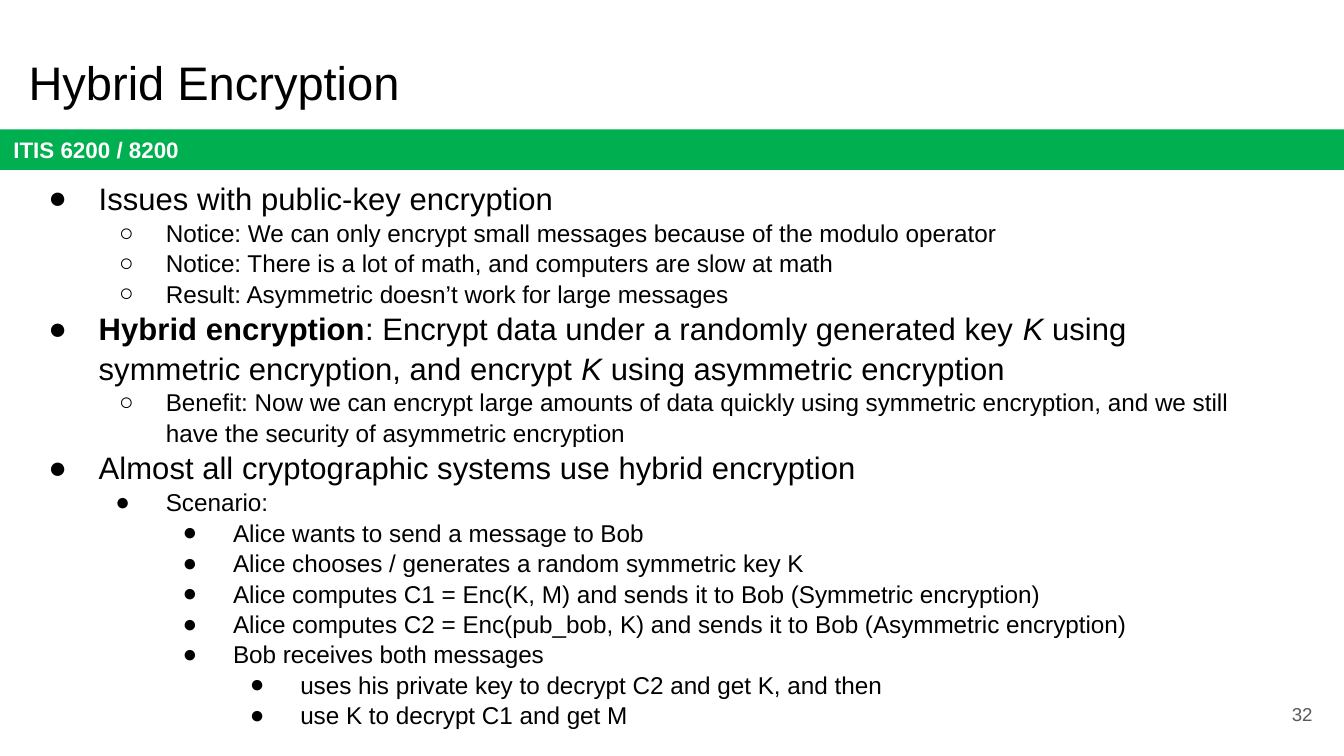
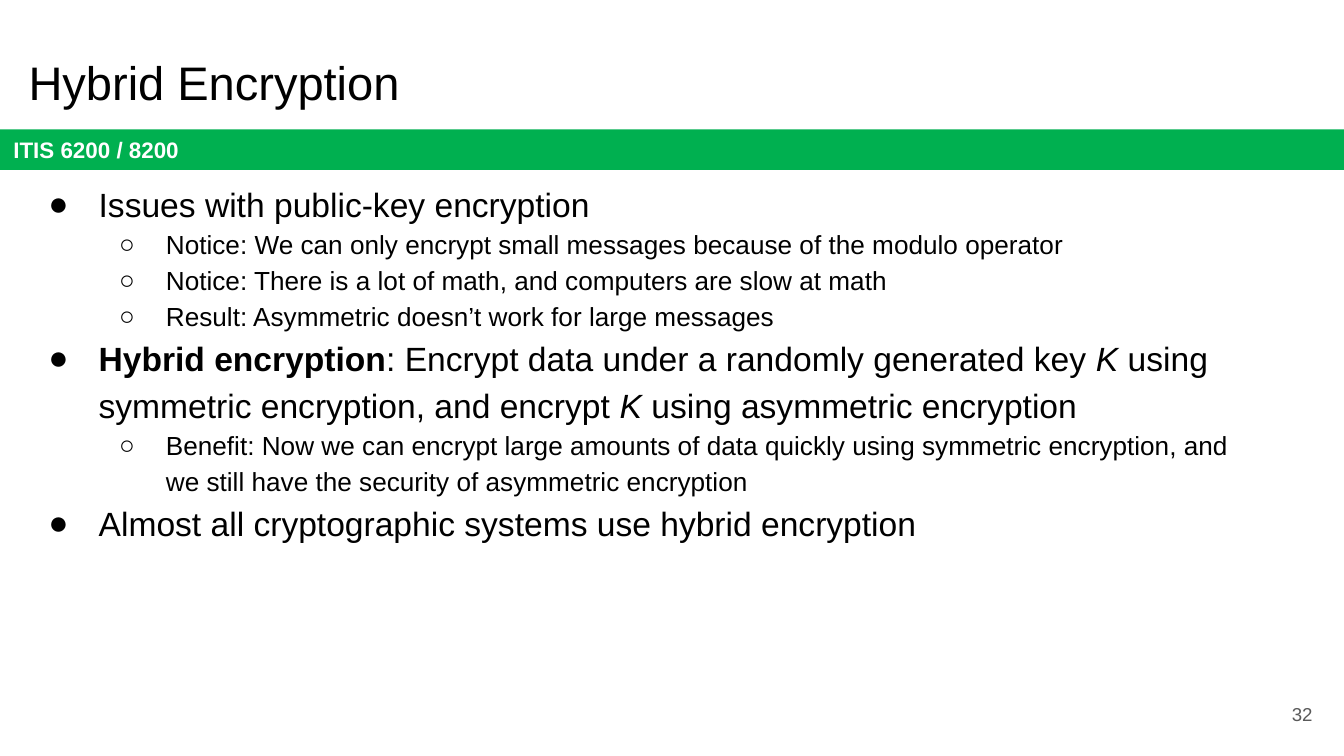
Before and after one commit to jx5c/github.io, a slide deck: slide 32 of teaching/ITIS6200/2023fa/lectures/lec06.pptx. Drawn at 1344x756 pixels with LibreOffice and Linux fonts; fonts in the diff are those of the drawing. Boxes give left, top, right and bottom in pixels: in the first picture for what was removed or moved away, otherwise in the second. Text is boxed around its words. In the diff, an @@ line names an element or a change of style, - is before the commit and + after.

```diff
--- a/teaching/ITIS6200/2023fa/lectures/lec06.pptx
+++ b/teaching/ITIS6200/2023fa/lectures/lec06.pptx
@@ text "Issues with public-key encryption" at <box>99,192,1228,542</box>: size 16.6 to 18 pt in "Issues with public-key encryption", "Hybrid encryption: Encrypt data under a randomly ...", "Almost all cryptographic systems use hybrid encryption"; size 12.9 to 14 pt in "Notice: We can only encrypt small messages ...", "Notice: There is a lot of math, ...", "Result: Asymmetric doesn’t work for large messages", "Benefit: Now we can encrypt large amounts ..."; line spacing 1.05 to 1.15 @@
@@ text at <box>166,493,1126,729</box>: paragraphs removed @@
-  ● Scenario:
-    ● Alice wants to send a message to Bob
-    ● Alice chooses / generates a random symmetric key K
-    ● Alice computes C1 = Enc(K, M) and sends it to Bob (Symmetric encryption)
-    ● Alice computes C2 = Enc(pub_bob, K) and sends it to Bob (Asymmetric encryption)
-    ● Bob receives both messages
-      ● uses his private key to decrypt C2 and get K, and then
-      ● use K to decrypt C1 and get M
```
Also in this commit, not shown: 2 other slides changed, 1 other file.
